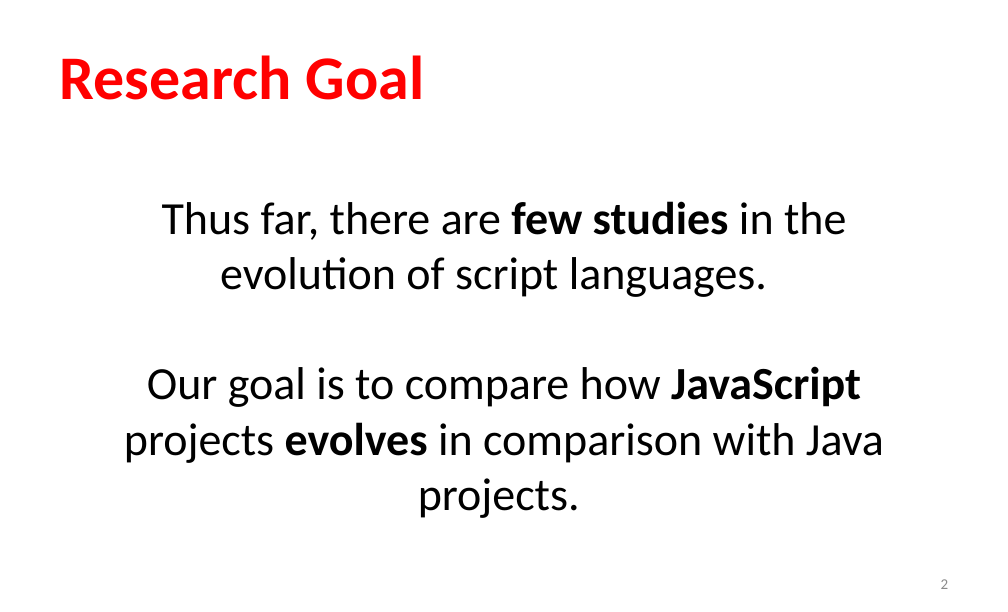
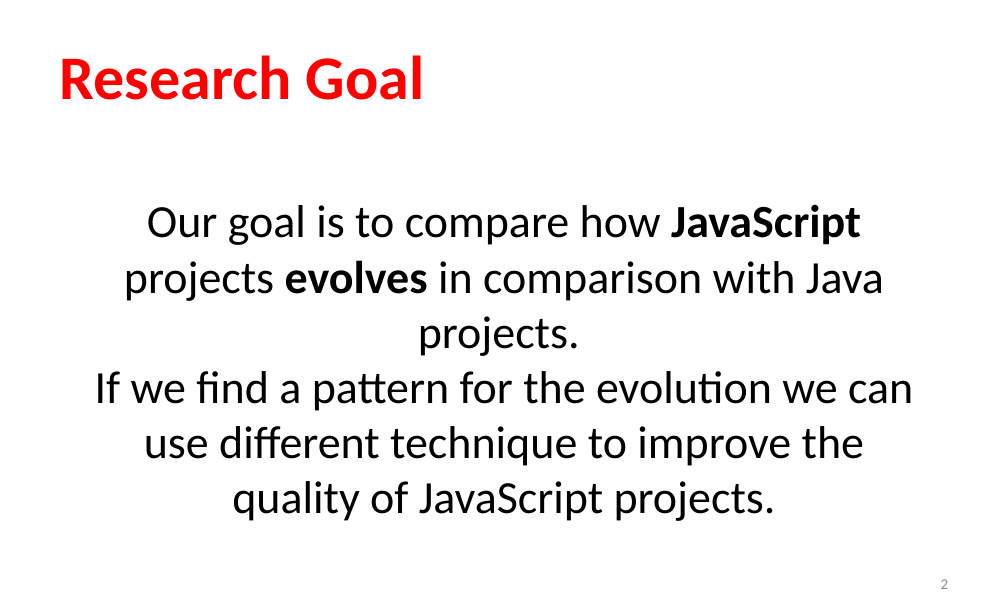
Before and after one commit to sshishe/js-evolution, a slide deck: slide 2 of presentation.pptx. Drawn at 1008x612 pixels with LibreOffice and Linux fonts; fonts in the diff are those of the drawing. Boxes give left, top, right and bottom in pixels: in the first picture for what was removed or moved away, otherwise in the second. Text is boxed around its words. In the diff, an @@ line names an element or a change of style, - is before the commit and + after.

```diff
--- a/presentation.pptx
+++ b/presentation.pptx
@@ text "Our goal is to compare ...": place and size @@
-text "Our goal is to compare ..." at (124, 201, 884, 518)
+text "Our goal is to compare ..." at (95, 204, 913, 521)
@@ text at (162, 201, 846, 297): paragraph removed @@
-Thus far, there are few studies in the evolution of script languages.
@@ text at (95, 371, 913, 521): paragraph added @@
+If we find a pattern for the evolution we can use different technique to improve the quality of JavaScript projects.
```
Also in this commit, not shown: 1 other slide changed.
